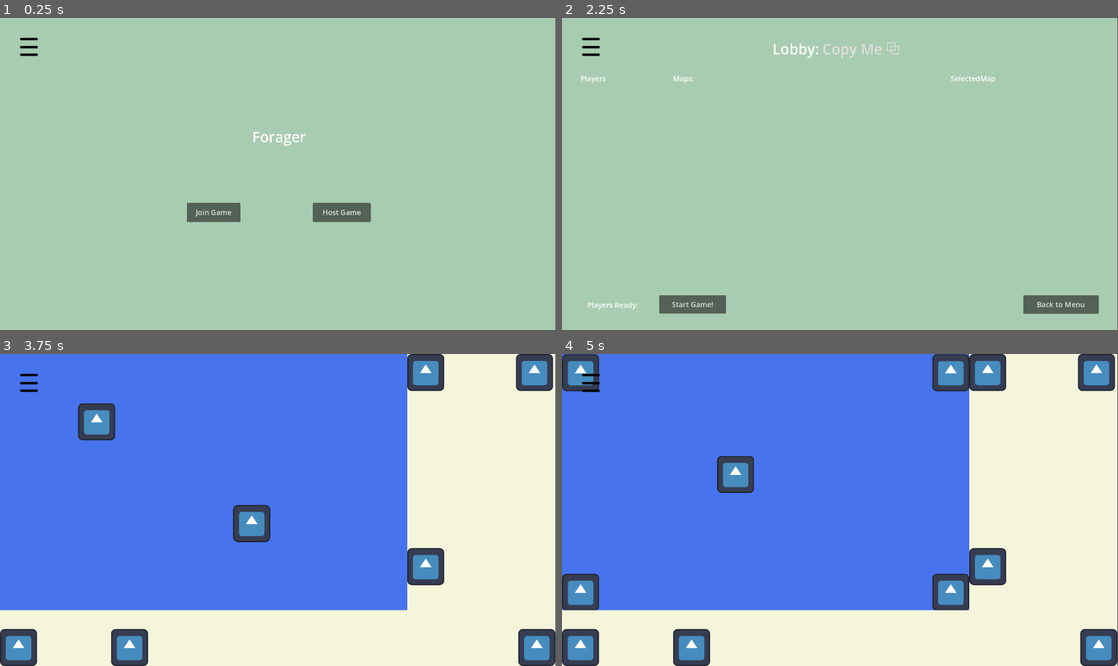
Above: before the commit, frames 1-4 (two rows, left to right).
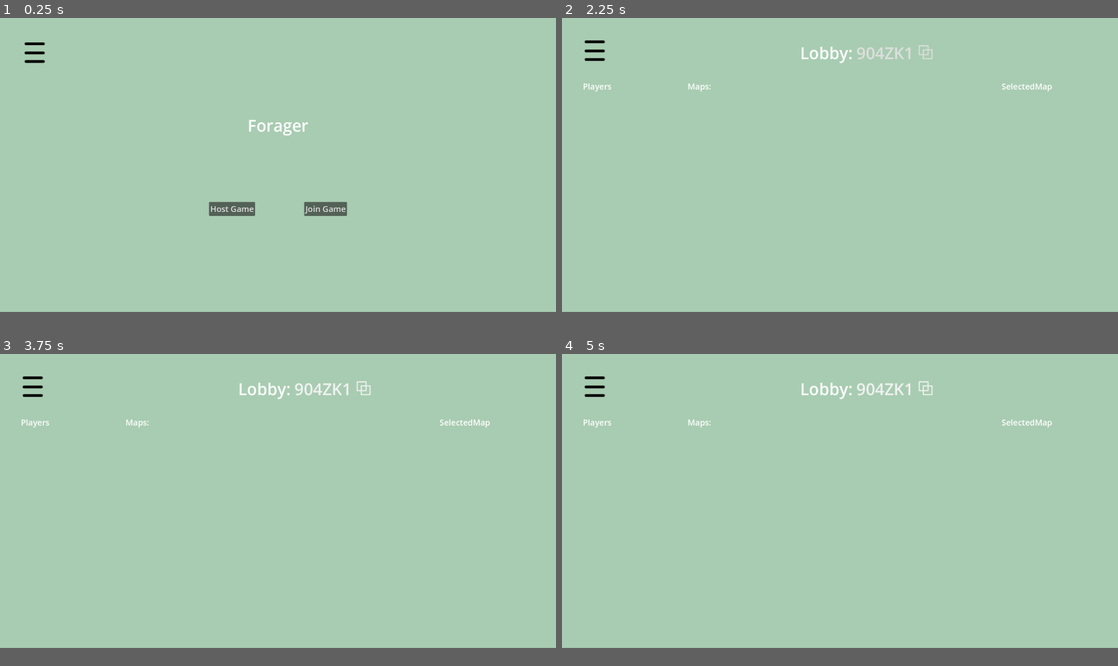
Above: after the commit, the same moments.

Repository: Collyz/Foragers
Game: Godot game, scene res://scenes/scene_controller_node.tscn
Same seed, same stepped clock (60 frames per second), same inputs: the game is played once before the commit and once after it. The engine's default icon, where the game draws it, is replaced by a stand-in: a white triangle on a blue panel in a dark square.
Inputs (mouse positions are in pixels of both pictures, inside the frame that each line leads up to):
- Up to frame 1 (0.25 s): no input
- Up to frame 2 (2.25 s): click "Join Game" at 0.5 s; click "Back to Menu" at 1.25 s; click "Host Game" at 2 s
- Up to frame 3 (3.75 s): click "Copy Me ⧉" (after the commit: "904ZK1 ⧉") at 2.75 s; click (127, 641) at 3.5 s, where only the run before the commit has a clickable "Start Game!"
- Up to frame 4 (5 s): click (895, 391) at 4.25 s, where only the run after the commit has a clickable "904ZK1 ⧉"
In our replay, the window is 799x449 before the commit and 800x423 after it. These sizes can differ from the game's own. Grey fills any space a smaller window leaves; there, only what the larger window draws over its background counts as a difference.

The runs differ from the first frame. In frame 1, 1.6% of the frame differs, in the area x 3-67%, y 6-66%; in frame 2, 2.6%; in frame 3, 95%, in the area x 0-100%, y 0-100%; in frame 4, 95%.

Commit message:
Multiplayer wip, redoing scenes to be resizable

Diff:
--- a/foragers/project.godot
+++ b/foragers/project.godot
@@ -17,9 +17,8 @@
 
 [display]
 
-window/size/viewport_width=1920
-window/size/viewport_height=1080
-window/size/mode=3
+window/size/viewport_width=1700
+window/size/viewport_height=900
 
 [input]
 
--- a/foragers/scenes/start_menu.tscn
+++ b/foragers/scenes/start_menu.tscn
@@ -15,55 +15,66 @@
 
 [node name="Background" type="TextureRect" parent="."]
 layout_mode = 1
+anchors_preset = 15
+anchor_right = 1.0
+anchor_bottom = 1.0
+grow_horizontal = 2
+grow_vertical = 2
+texture = ExtResource("2_h61rw")
+
+[node name="VBoxContainer2" type="VBoxContainer" parent="."]
+layout_mode = 0
+offset_right = 70.0
+offset_bottom = 70.0
+
+[node name="HBoxContainer" type="HBoxContainer" parent="VBoxContainer2"]
+layout_mode = 2
+size_flags_horizontal = 8
+size_flags_vertical = 3
+
+[node name="SettingsVisualButton" parent="VBoxContainer2" instance=ExtResource("3_fcv5n")]
+layout_mode = 2
+size_flags_horizontal = 8
+size_flags_vertical = 4
+
+[node name="VBoxContainer" type="VBoxContainer" parent="."]
+layout_mode = 1
 anchors_preset = 8
 anchor_left = 0.5
 anchor_top = 0.5
 anchor_right = 0.5
 anchor_bottom = 0.5
-offset_left = -960.0
-offset_top = -540.0
-offset_right = 960.0
-offset_bottom = 540.0
+offset_left = -138.0
+offset_top = -156.0
+offset_right = 138.0
+offset_bottom = 156.0
 grow_horizontal = 2
 grow_vertical = 2
-texture = ExtResource("2_h61rw")
+theme_override_constants/separation = 200
 
-[node name="JoinGameButton" type="Button" parent="."]
+[node name="GameTitle" type="Label" parent="VBoxContainer"]
 layout_mode = 2
-offset_left = 646.0
-offset_top = 640.0
-offset_right = 831.0
-offset_bottom = 706.0
+size_flags_horizontal = 4
+theme_override_font_sizes/font_size = 50
+text = "Forager"
+
+[node name="HBoxContainer" type="HBoxContainer" parent="VBoxContainer"]
+layout_mode = 2
+theme_override_constants/separation = 150
+
+[node name="HostGameButton" type="Button" parent="VBoxContainer/HBoxContainer"]
+layout_mode = 2
+size_flags_horizontal = 4
+size_flags_vertical = 4
+theme_override_font_sizes/font_size = 25
+text = "Host Game"
+
+[node name="JoinGameButton" type="Button" parent="VBoxContainer/HBoxContainer"]
+layout_mode = 2
 size_flags_horizontal = 4
 size_flags_vertical = 4
 theme_override_font_sizes/font_size = 25
 text = "Join Game"
 
-[node name="HostGameButton" type="Button" parent="."]
-layout_mode = 2
-offset_left = 1082.0
-offset_top = 640.0
-offset_right = 1282.0
-offset_bottom = 706.0
-size_flags_horizontal = 4
-size_flags_vertical = 4
-theme_override_font_sizes/font_size = 25
-text = "Host Game"
-
-[node name="Label2" type="Label" parent="."]
-layout_mode = 0
-offset_left = 872.0
-offset_top = 376.0
-offset_right = 1058.0
-offset_bottom = 445.0
-theme_override_font_sizes/font_size = 50
-text = "Forager"
-
-[node name="SettingsVisualButton" parent="." instance=ExtResource("3_fcv5n")]
-offset_left = 64.0
-offset_top = 64.0
-offset_right = 64.0
-offset_bottom = 64.0
-
-[connection signal="pressed" from="JoinGameButton" to="." method="_on_join_game_button_pressed"]
-[connection signal="pressed" from="HostGameButton" to="." method="_on_host_game_button_pressed"]
+[connection signal="pressed" from="VBoxContainer/HBoxContainer/HostGameButton" to="." method="_on_host_game_button_pressed"]
+[connection signal="pressed" from="VBoxContainer/HBoxContainer/JoinGameButton" to="." method="_on_join_game_button_pressed"]
--- /dev/null
+++ b/foragers/scripts/host_server.gd
@@ -0,0 +1,45 @@
+extends Node
+class_name HostServer
+
+var peer: ENetMultiplayerPeer
+var port_to_use: int = 25555
+var expected_lobby_code: String = ""
+
+func _ready():
+	peer = ENetMultiplayerPeer.new()
+	randomize()
+
+func create_server():
+	if peer != null:
+		peer.create_server(port_to_use)
+		multiplayer.multiplayer_peer = peer
+
+		multiplayer.peer_connected.connect(
+			func(peerID):
+				print("Peer " + str(peerID) + " has joined the game!")
+		)
+
+func create_client():
+	if peer != null:
+		peer.create_client("localhost", port_to_use)
+		multiplayer.multiplayer_peer = peer
+
+### Generates and sets a random 6-character lobby code using A-Z and 0-9
+### @return A random uppercase alphanumeric string.
+func generate_lobby_code() -> String:
+	var result := ""
+
+	for i in range(6):
+		var value: int
+		# Letter or Number
+		if randi() % 2 == 0:
+			# A-Z: 65–90
+			value = randi() % 26 + 65
+		else:
+			# 0–9: 48–57
+			value = randi() % 10 + 48
+
+		result += char(value)
+
+	expected_lobby_code = result
+	return result
--- a/foragers/scripts/hosting_lobby.gd
+++ b/foragers/scripts/hosting_lobby.gd
@@ -1,25 +1,27 @@
 extends Control
+class_name HostingScreen
 
 @onready var back_btn = $BackButton
 @onready var lobby_code_btn = $LobbyLabel/LobbyCodeButton
 var parent: SceneControllerNode = null
-
+var lobby_code: String = ""
 func _ready():
 	parent = get_parent()
 
-func _input(event):
+func _input(_event):
 	pass
+
+func set_lobby_code(generated_code: String):
+	lobby_code_btn.text = generated_code + " ⧉"
+	lobby_code = generated_code
 
 func _on_back_button_pressed():
 	parent.remove_child(self)
 	parent.scene_to_menu()
 
-
 func _on_start_button_pressed():
 	parent.remove_child(self)
 	parent.scene_to_game()
 
-
 func _on_lobby_code_button_pressed():
-	var button_text = lobby_code_btn.text
-	DisplayServer.clipboard_set(button_text)
+	DisplayServer.clipboard_set(lobby_code)
--- a/foragers/scripts/join_lobby.gd
+++ b/foragers/scripts/join_lobby.gd
@@ -1,4 +1,5 @@
 extends Control
+class_name ClientScreen
 
 @onready var back_button = $BackButton
 var parent: SceneControllerNode
@@ -6,7 +7,7 @@
 func _ready():
 	parent = get_parent()
 
-func _input(event):
+func _input(_event):
 	pass
 
 func _on_back_button_pressed():
--- a/foragers/scripts/menu.gd
+++ b/foragers/scripts/menu.gd
@@ -4,7 +4,7 @@
 func _ready():
 	parent = get_parent()
 
-func _input(event):
+func _input(_event):
 	pass
 
 func _on_join_game_button_pressed():
--- a/foragers/scripts/scene_controller.gd
+++ b/foragers/scripts/scene_controller.gd
@@ -2,12 +2,18 @@
 class_name SceneControllerNode
 
 @onready var menu = preload("res://scenes/start_menu.tscn").instantiate()
-@onready var joining_sccene = preload("res://scenes/join_lobby.tscn").instantiate()
-@onready var hosting_scene = preload("res://scenes/hosting_lobby.tscn").instantiate()
+@onready var joining_scene: ClientScreen  = preload("res://scenes/join_lobby.tscn").instantiate()
+@onready var hosting_scene: HostingScreen = preload("res://scenes/hosting_lobby.tscn").instantiate()
 @onready var game_scene = preload("res://scenes/game_scene.tscn").instantiate()
 
+var host_server: HostServer
+
 func _ready():
+	host_server = HostServer.new()
 	add_child(menu)
+	add_child(host_server)
+	randomize()
+	print(host_server.generate_lobby_code())
 
 func scene_to_menu():
 	if get_node_or_null("res://scenes/start_menu.tscn") == null:
@@ -15,12 +21,22 @@
 
 func scene_to_joining():
 	if get_node_or_null("res://scenes/join_lobby.tscn") == null:
-		add_child(joining_sccene)
+		add_child(joining_scene)
+		host_server.create_client()
+
 
 func scene_to_hosting():
 	if get_node_or_null("res://scenes/hosting_lobby.tscn") == null:
 		add_child(hosting_scene)
+		host_server.create_server()
+		hosting_scene.set_lobby_code(host_server.generate_lobby_code())
 
 func scene_to_game():
 	if get_node_or_null("res://scenes/game_scene.tscn") == null:
 		add_child(game_scene)
+
+func close_hosting():
+	pass
+
+func leave_game():
+	pass
--- a/foragers/scripts/settings_visual_button.gd
+++ b/foragers/scripts/settings_visual_button.gd
@@ -5,7 +5,7 @@
 func _ready():
 	screen_size = get_viewport().get_visible_rect().size
 
-func _input(event):
+func _input(_event):
 	if Input.is_action_just_pressed("settings_hotkey"):
 		_on_settings_button_pressed()
 
Not shown, added: foragers/scripts/host_server.gd.uid
